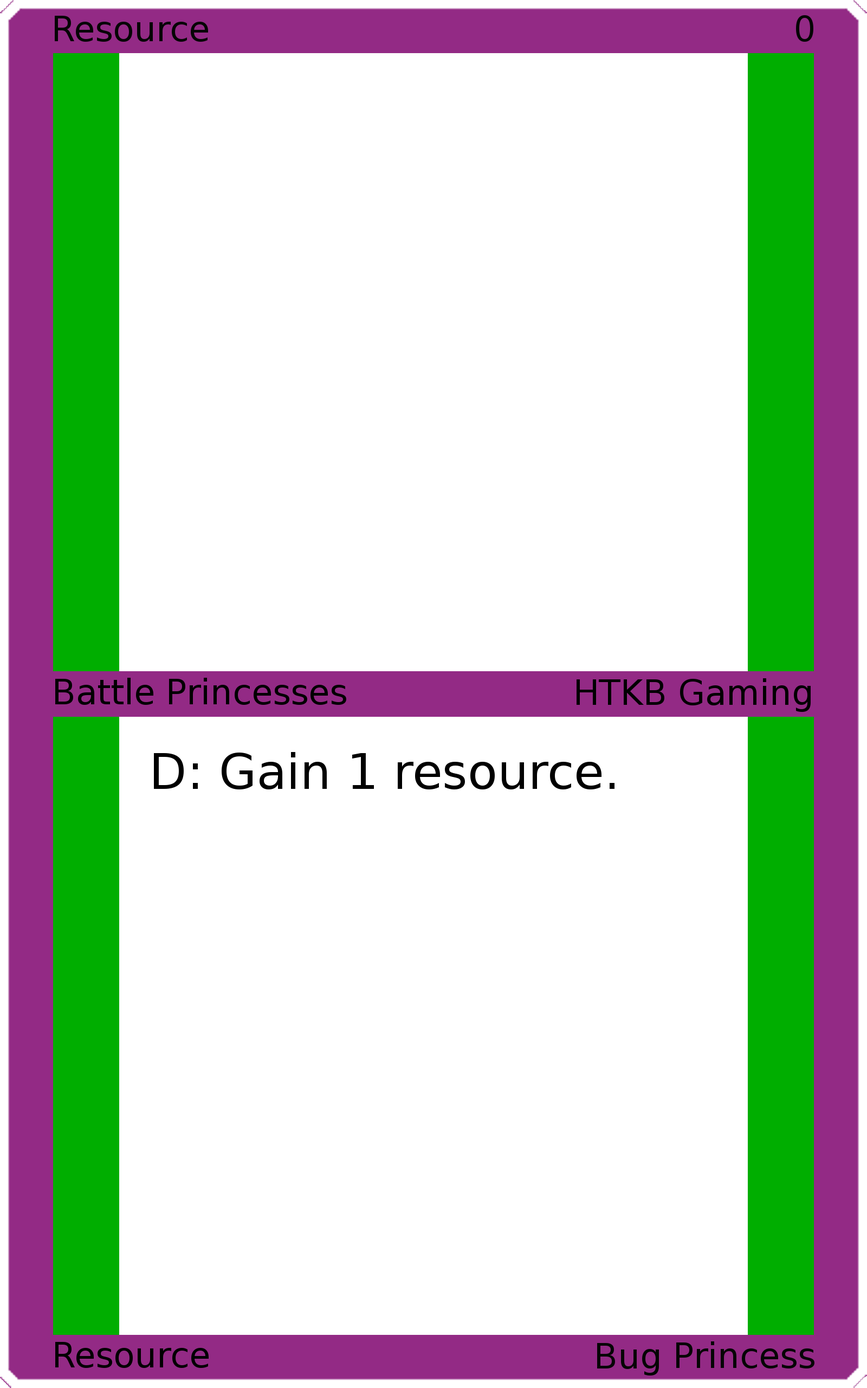
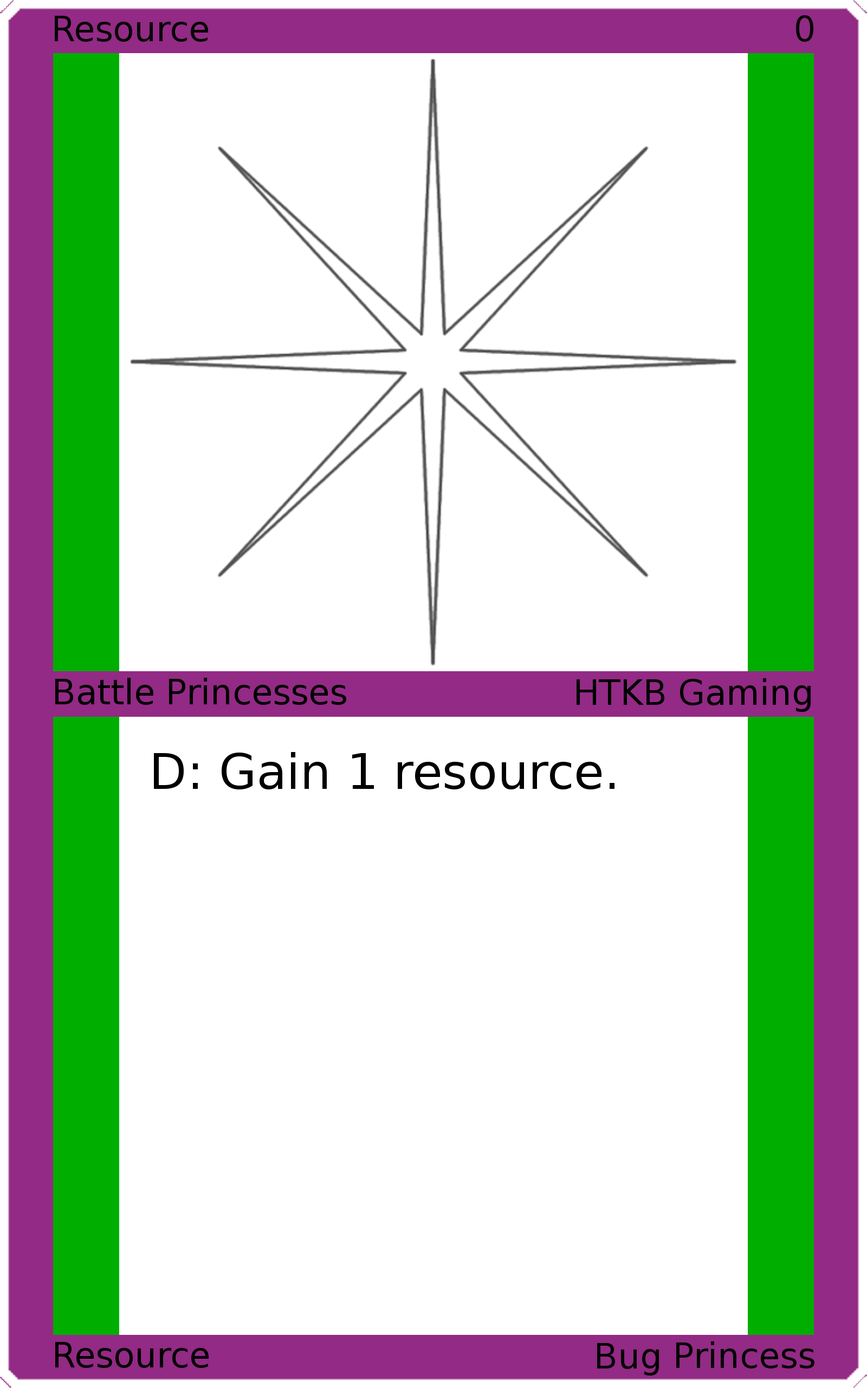
Layered file, before and after one edit (867x1388). Changes by layer:
added layer "Art" above "Top Background" over [129, 57, 738, 666]
